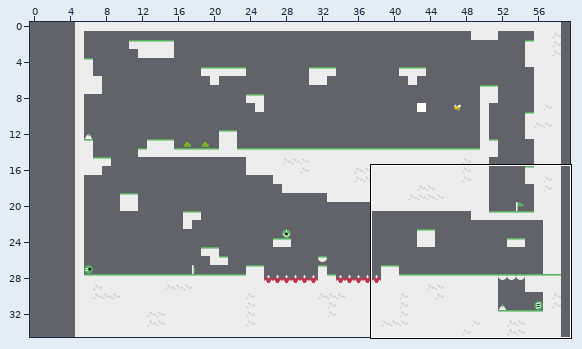
Tiled map (JSON): cricket/assets/maps/level5.json. Above, an overview of the earlier version with the close-up marked.
Close-up. First the earlier version:
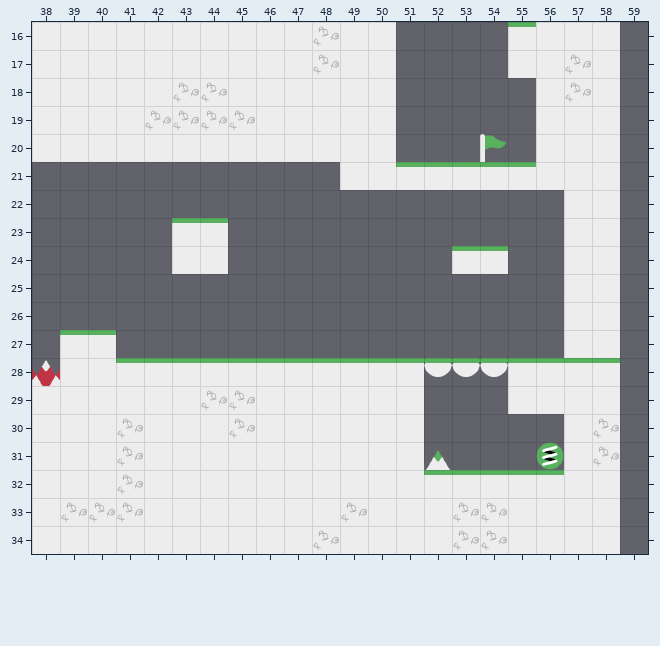
Cells are 64x64 px. Shown: x 38..59, y 16..34. The commit also changed other parts of the map, which this record leaves out. The old version is drawn lined up with the new one.
Once edited:
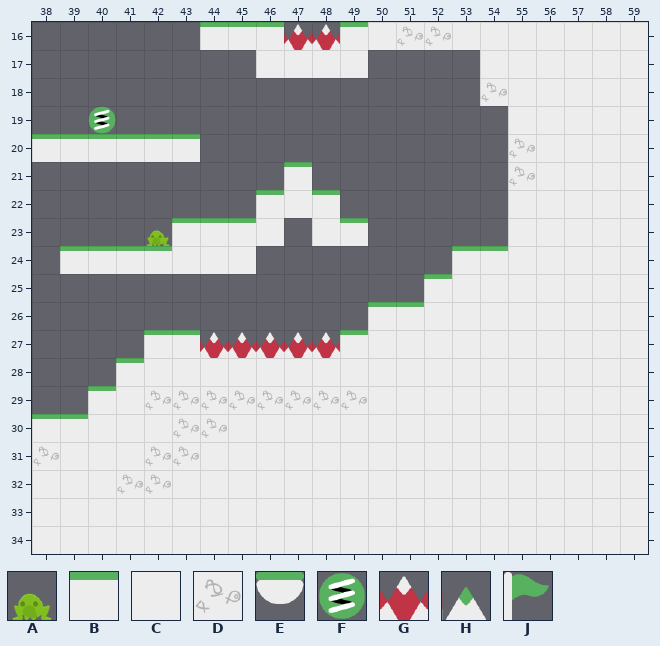
Key: from "enemyTileset": A 0; from "tileset": B 1, C 2, D 3, E 4, F 5, G 10, H 11, J 17.
_ is an empty cell.
Objects are placed by their top-left corner, in cells (3,4 is the top-left corner of cell 3,4); size is 1x1 cell unless given.
Tiles replaced or removed in this view: B, C, D.
From old to new:
Changed rows in their new state; . is an unchanged cell.
map size 54x35 -> 60x35 cells (old content now starts at 5,0; both pictures use the new coordinates)
Layer "Tile Layer 1":
first column x 38:
16 ______BBB__B.DDCCC...C
17 ________..C._...C..C.C
18 _____________...DC.C.C
19 _____________....C...C
20 BBBBBB_______....D...C
21 .........B.______D...C
22 ........BCB......CC..C
23 .......BC.CB.....CC..C
24 .BBBB..C.........CC..C
25 ..............BCCCC..C
26 ............BBCCCCC..C
27 .__.BB.....BCCCCCCC..C
28 .__.CCCCCCCCCCCCCCCCCC
29 __B.DD..DDDD..CCC....C
30 BB.C.DDC......CCCCC.CC
31 D..CDD........CCCCC.CC
32 ....D.........CCCCC..C
33 .CCC.......C...CC....C
34 ..........C....CC....C
Layer "goal":
removed: J "goal" at 54,20
Layer "lethalBlocks":
added: G "lava" at 47,16
added: G "lava" at 48,16
added: G "lava" at 48,27
added: G "lava" at 44,27
added: G "lava" at 45,27
added: G "lava" at 46,27
added: G "lava" at 47,27
removed: G "water" at 38,28
removed: H "spike" at 52,31
Layer "supers":
added: F "highJump" at 40,19
removed: F "highJump" at 56,31
Layer "breakable":
removed: E "breakable" at 52,28
removed: E "breakable" at 53,28
removed: E "breakable" at 54,28
Layer "enemies":
added: A "frog" at 42,23
Boxes around the changes in both close-ups, in picture pixels (x1, y1, x2, y2):
changed: (32, 22, 648, 554)
